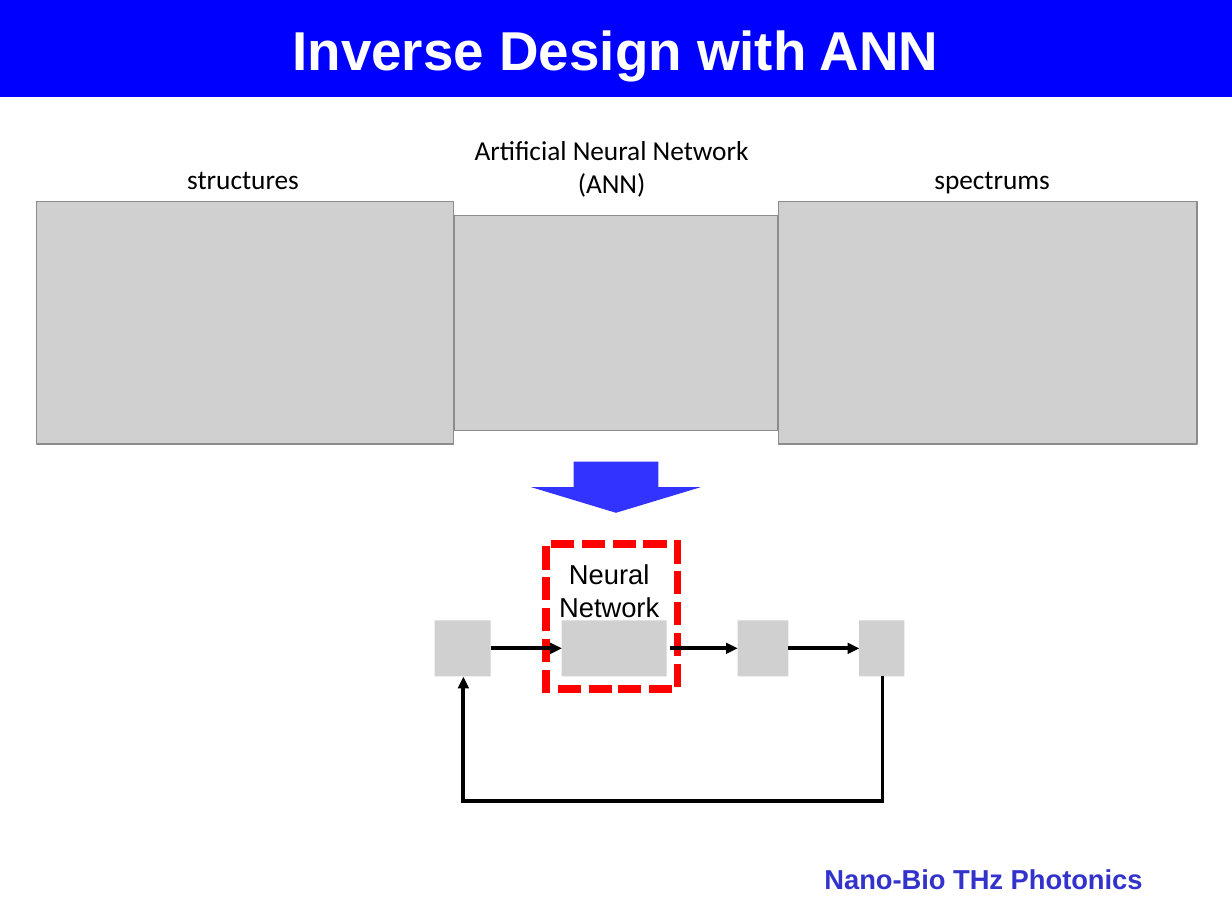
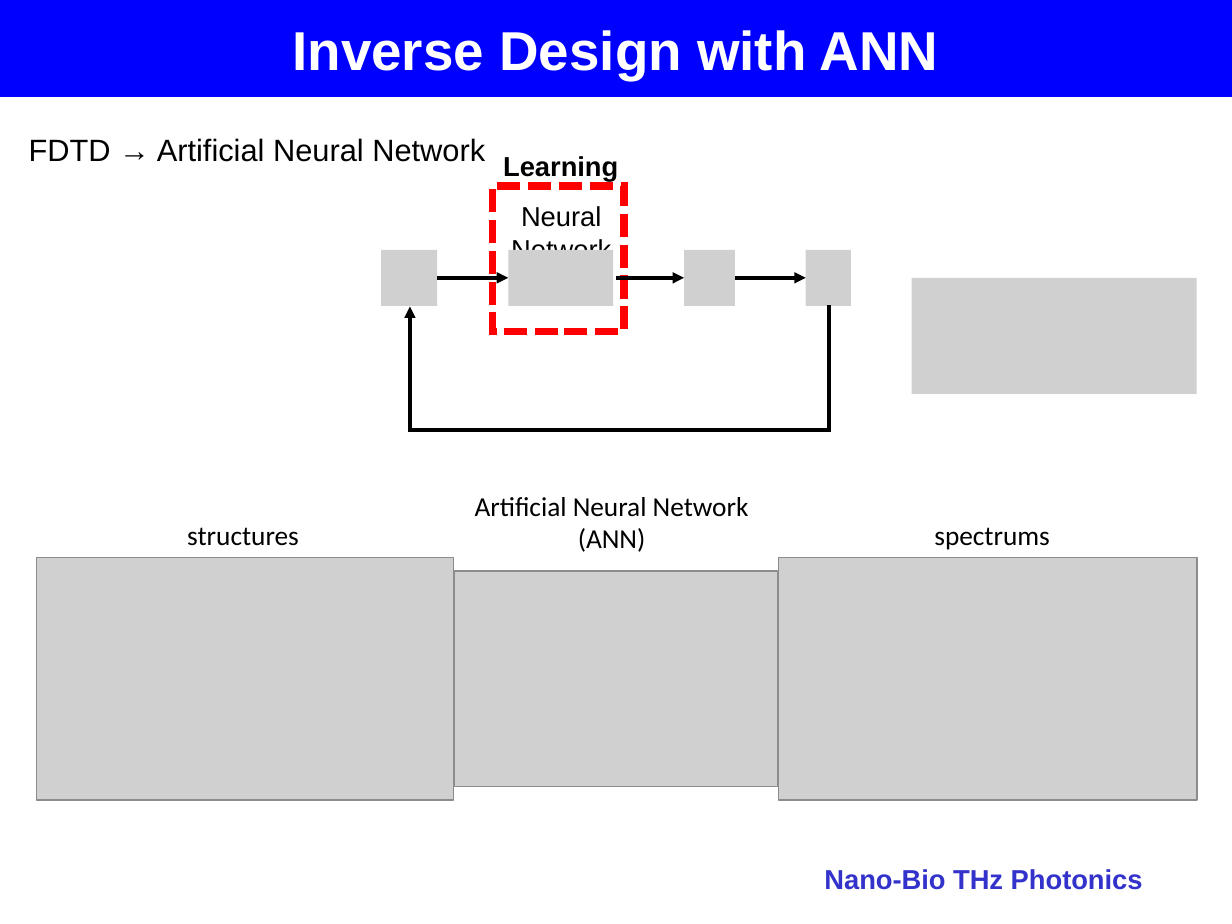
Before and after one commit to jglee96/NBTP_Lab, a slide deck: slide 24 of 개인/석사학위논문/Thesis_Presentation.pptx (slide 25 before the commit). Drawn at 1232x924 pixels with LibreOffice and Linux fonts; fonts in the diff are those of the drawing; grey boxes stand for pictures; background and template pictures are left out. Boxes give left, top, right and bottom in pixels: in the first picture for what was removed or moved away, otherwise in the second. Text is boxed around its words. In the diff, an @@ line names an element or a change of style, - is before the commit and + after.

```diff
--- a/개인/석사학위논문/Thesis_Presentation.pptx
+++ b/개인/석사학위논문/Thesis_Presentation.pptx
@@ text added at bbox=[29, 138, 485, 162], 18 pt, text #000000 @@
+FDTD → Artificial Neural Network
@@ rectangle: place and size @@
-rectangle at bbox=[546, 543, 678, 689]
+rectangle at bbox=[493, 186, 625, 331]
@@ text "Neural" rewrapped from bbox=[559, 564, 659, 622] to bbox=[511, 206, 611, 250] @@
@@ group added at bbox=[381, 156, 851, 306]: 4 pictures, 1 text @@
+Learning
@@ 3 arrows, 1 elbow arrow: place and size @@
-3 arrows, 1 elbow arrow at bbox=[463, 648, 882, 803]
+3 arrows, 1 elbow arrow at bbox=[410, 278, 829, 432]
@@ picture added at bbox=[912, 278, 1196, 394] @@
@@ down arrow removed at bbox=[531, 462, 701, 514] @@
@@ 3 pictures, 3 texts: place and size @@
-3 pictures, 3 texts at bbox=[37, 141, 1198, 445]
+3 pictures, 3 texts at bbox=[37, 497, 1198, 800]
@@ group removed at bbox=[435, 621, 904, 676]: 4 pictures @@
```
Also in this commit, not shown: 7 other slides changed, 1 slide added, 1 slide removed, 1 other file.
